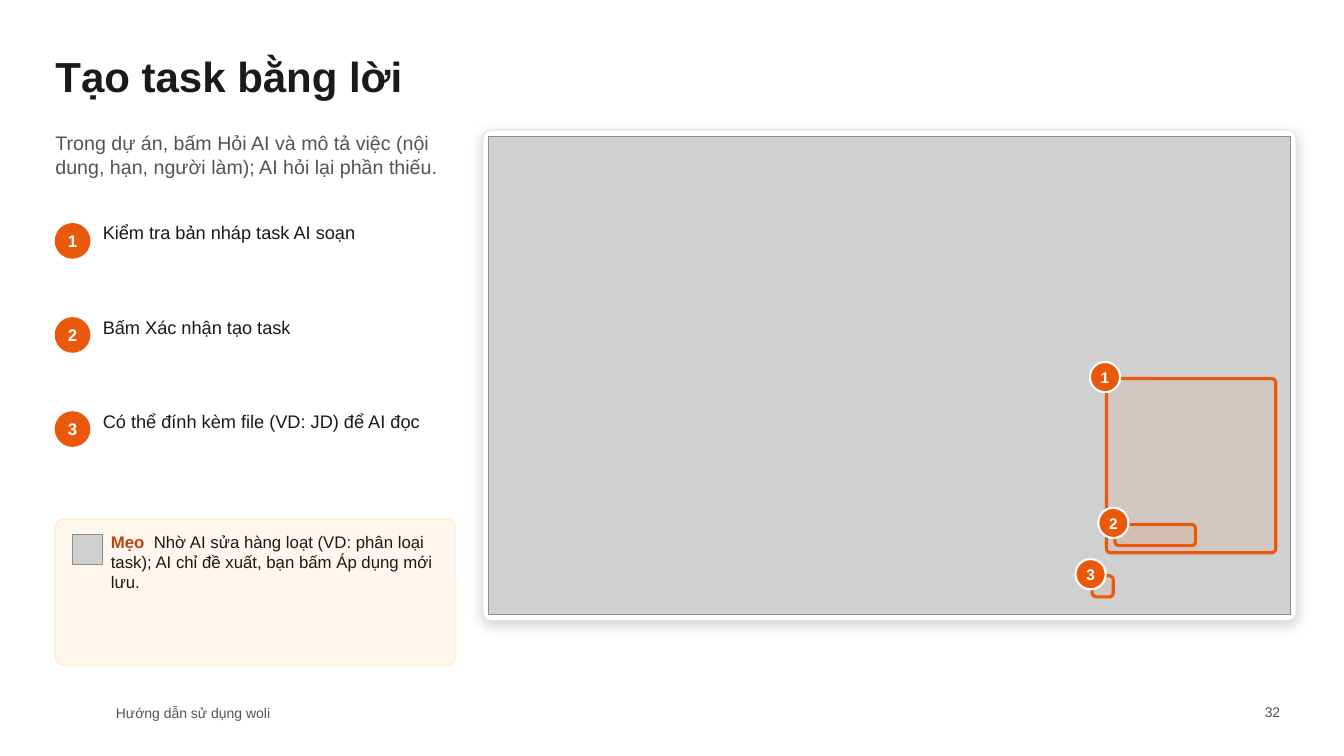
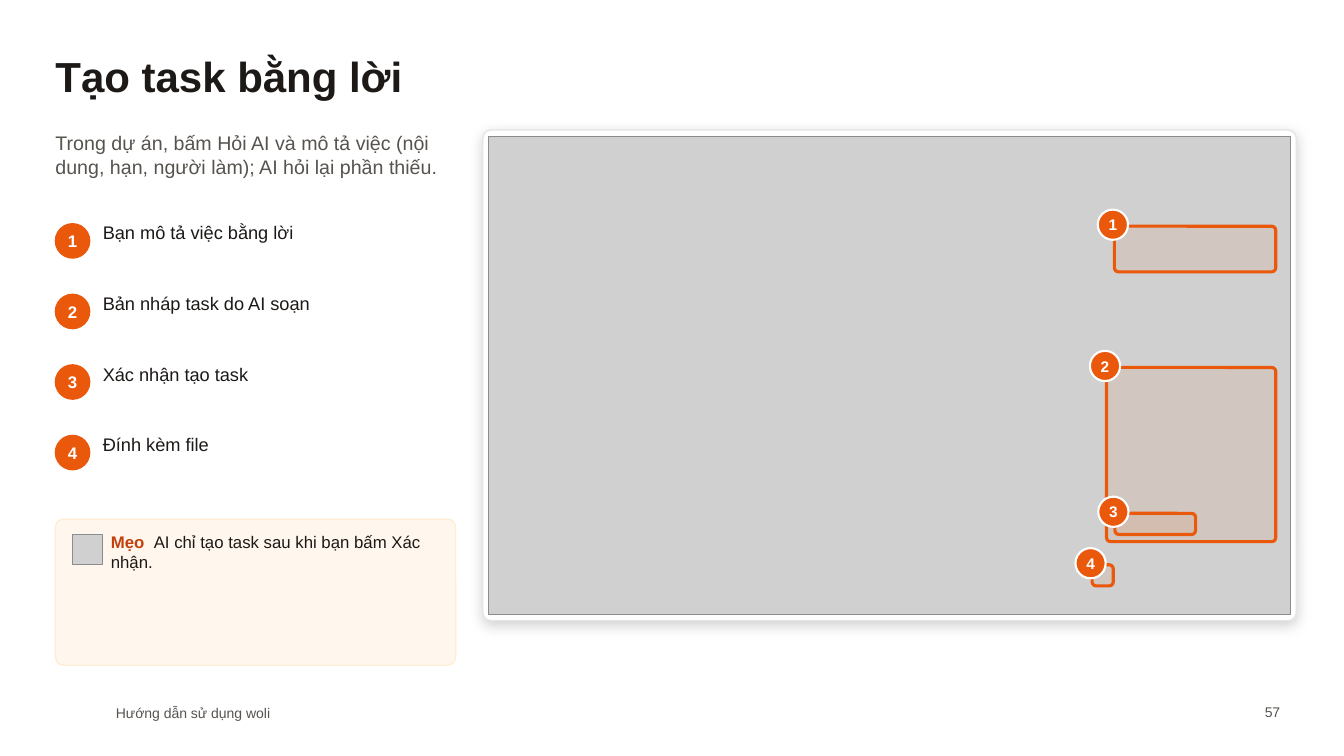
Before and after one commit to diuthihieu/hr-task-managent-CL, a slide deck: slide 57 of docs/woli-Huong-dan-su-dung.pptx (slide 32 before the commit). Drawn at 1344x756 pixels with LibreOffice and Linux fonts; fonts in the diff are those of the drawing; grey boxes stand for pictures; background and template pictures are left out. Boxes give left, top, right and bottom in pixels: in the first picture for what was removed or moved away, otherwise in the second. Text is boxed around its words. In the diff, an @@ line names an element or a change of style, - is before the commit and + after.

```diff
--- a/docs/woli-Huong-dan-su-dung.pptx
+++ b/docs/woli-Huong-dan-su-dung.pptx
@@ text added at [103, 225, 293, 243], 13 pt, text #1C1917 @@
+Bạn mô tả việc bằng lời
@@ text "1": place and size @@
-text "1" at [1101, 372, 1110, 383]
+text "1" at [1109, 219, 1118, 230]
@@ ellipse added at [1098, 210, 1128, 240], fill #EA580C, outline #FFFFFF 1.5 pt @@
@@ rounded rectangle added at [1115, 226, 1276, 271], fill #EA580C at 8% opacity, outline #EA580C 2.25 pt @@
@@ text "2": place and size @@
-text "2" at [68, 329, 77, 341]
+text "2" at [68, 306, 77, 318]
@@ ellipse: place and size @@
-ellipse at [55, 318, 90, 352]
+ellipse at [55, 294, 90, 329]
@@ text at [103, 296, 309, 314]: text changed @@
-Kiểm tra bản nháp task AI soạn
+Bản nháp task do AI soạn
@@ text "2": place and size @@
-text "2" at [1109, 518, 1118, 529]
+text "2" at [1101, 361, 1110, 372]
@@ text "3": place and size @@
-text "3" at [68, 423, 77, 435]
+text "3" at [68, 376, 77, 388]
@@ ellipse added at [55, 365, 90, 399], fill #EA580C, outline #EA580C 1 pt @@
@@ text at [103, 367, 248, 384]: text changed @@
-Bấm Xác nhận tạo task
+Xác nhận tạo task
@@ ellipse: place and size @@
-ellipse at [55, 412, 90, 447]
+ellipse at [55, 436, 90, 470]
@@ text added at [68, 447, 77, 459], 12 pt, text #FFFFFF, bold @@
+4
@@ text at [103, 437, 209, 451]: text changed @@
-Có thể đính kèm file (VD: JD) để AI đọc
+Đính kèm file
@@ text "3": place and size @@
-text "3" at [1086, 569, 1095, 580]
+text "3" at [1109, 506, 1118, 517]
@@ text at [111, 535, 420, 571]: text changed @@
-Mẹo Nhờ AI sửa hàng loạt (VD: phân loại task); AI chỉ đề xuất, bạn bấm Áp dụng mới lưu.
+Mẹo AI chỉ tạo task sau khi bạn bấm Xác nhận.
@@ text added at [1086, 558, 1095, 569], 11 pt, text #FFFFFF, bold @@
+4
@@ 3 ellipses, 3 rounded rectangles: place and size @@
-3 ellipses, 3 rounded rectangles at [1076, 362, 1276, 597]
+3 ellipses, 3 rounded rectangles at [1076, 351, 1276, 586]
@@ page number at [1265, 707, 1281, 717]: text changed @@
-32
+57
```
Also in this commit, not shown: 27 other slides changed, 33 slides added, 3 slides removed.
